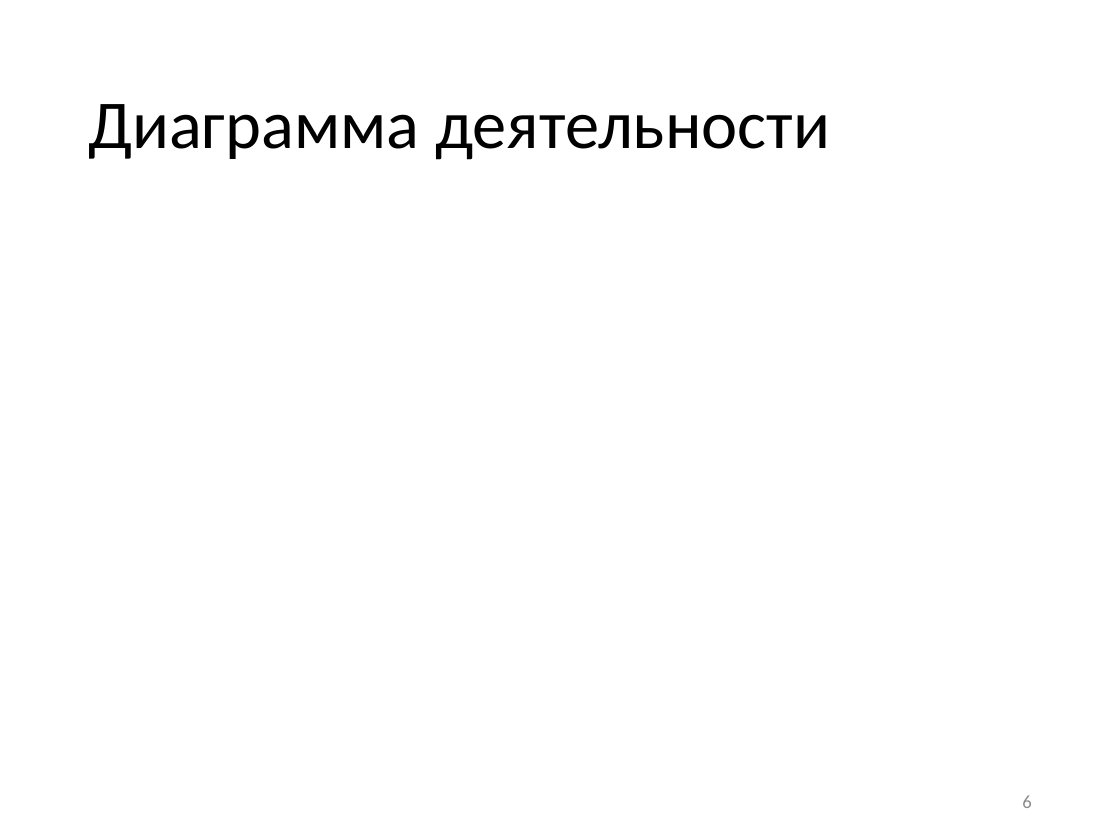
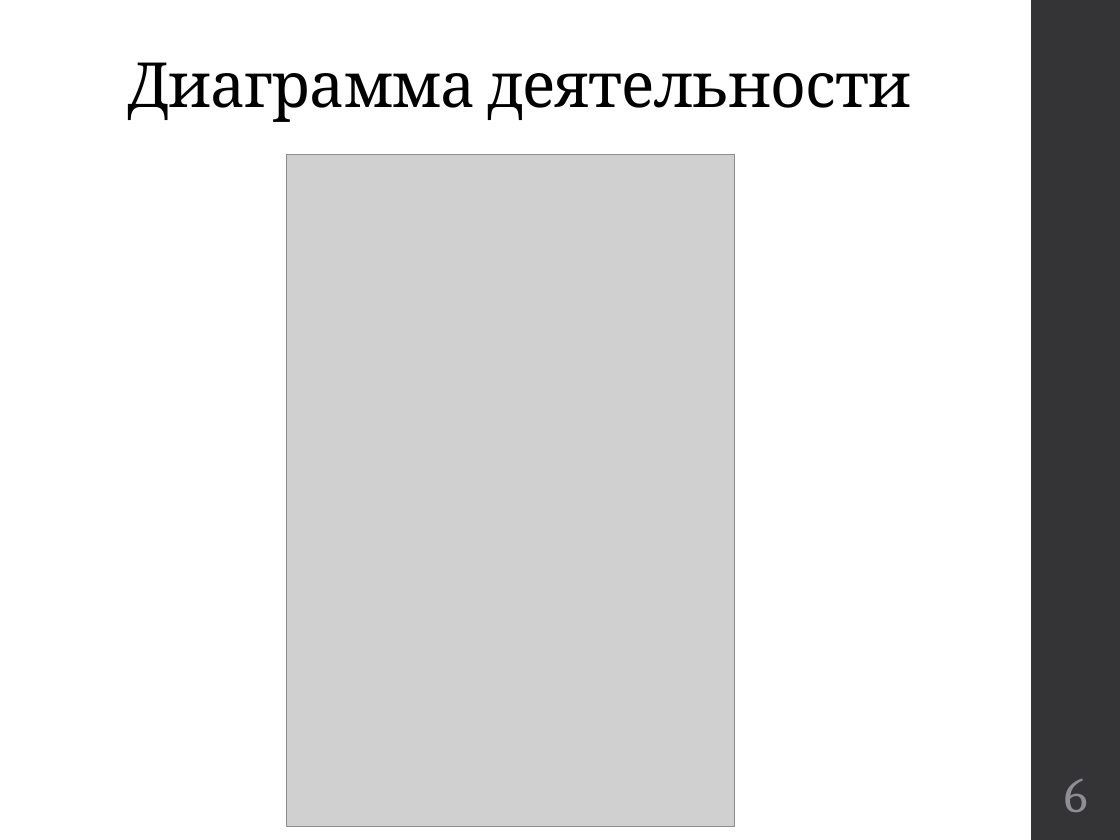
Before and after one commit to kwadraterry/diploma, a slide deck: slide 6 of Отчет/Доклад Неповинных.pptx. Drawn at 1120x840 pixels with LibreOffice and Linux fonts; fonts in the diff are those of the drawing; grey boxes stand for pictures. Boxes give left, top, right and bottom in pixels: in the first picture for what was removed or moved away, otherwise in the second. Text is boxed around its words. In the diff, an @@ line names an element or a change of style, - is before the commit and + after.

```diff
--- a/Отчет/Доклад Неповинных.pptx
+++ b/Отчет/Доклад Неповинных.pptx
@@ rectangle added at (x1=1032, y1=0, x2=1120, y2=840), fill #353537 @@
@@ title "Диаграмма деятельности" moved from (x1=88, y1=104, x2=830, y2=160) to (x1=127, y1=62, x2=911, y2=122) @@
@@ title "Диаграмма деятельности" at (x1=127, y1=62, x2=911, y2=122): size 44 to 40 pt, font Calibri to Cambria, letter spacing 0 to -0.5 pt; vertical alignment middle to bottom @@
@@ picture added at (x1=287, y1=155, x2=735, y2=827) @@
@@ page number moved from (x1=1022, y1=795, x2=1031, y2=808) to (x1=1064, y1=779, x2=1087, y2=812) @@
@@ page number at (x1=1064, y1=779, x2=1087, y2=812): size 12 to 32 pt, font Calibri to Cambria, text colour #8C8C8C to #8E8E94; alignment right to centre @@
```
Also in this commit, not shown: 10 other slides changed, 4 slides added, 4 slides removed, 1 other file.
